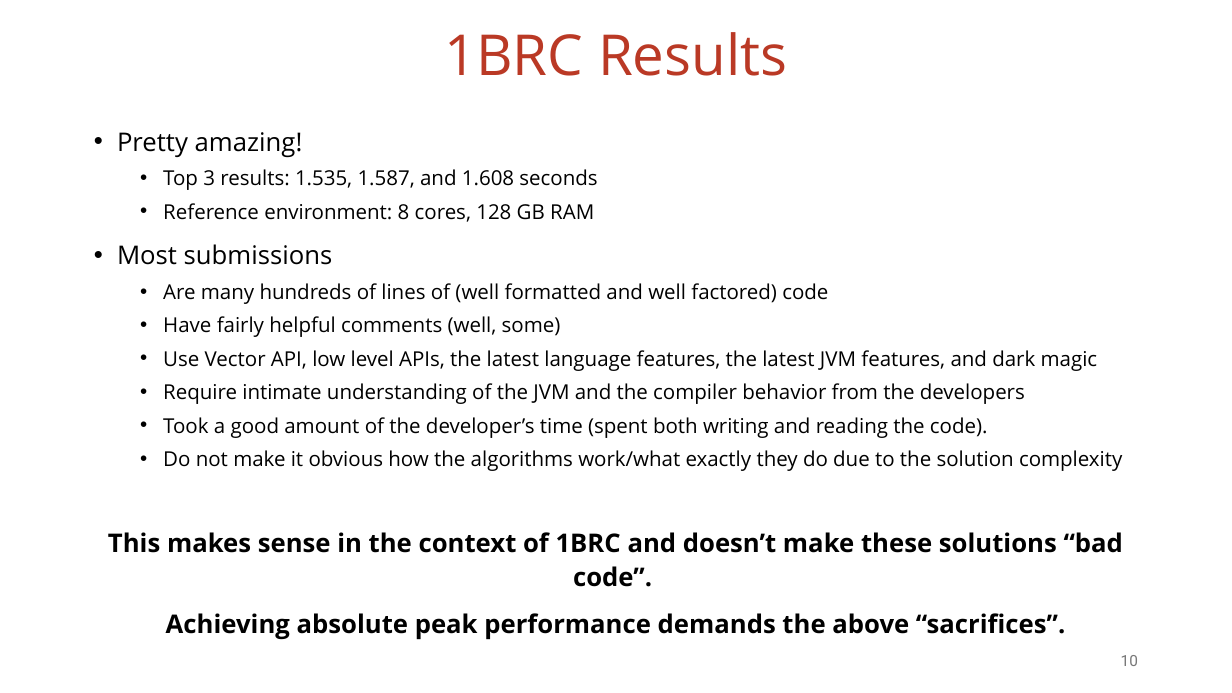
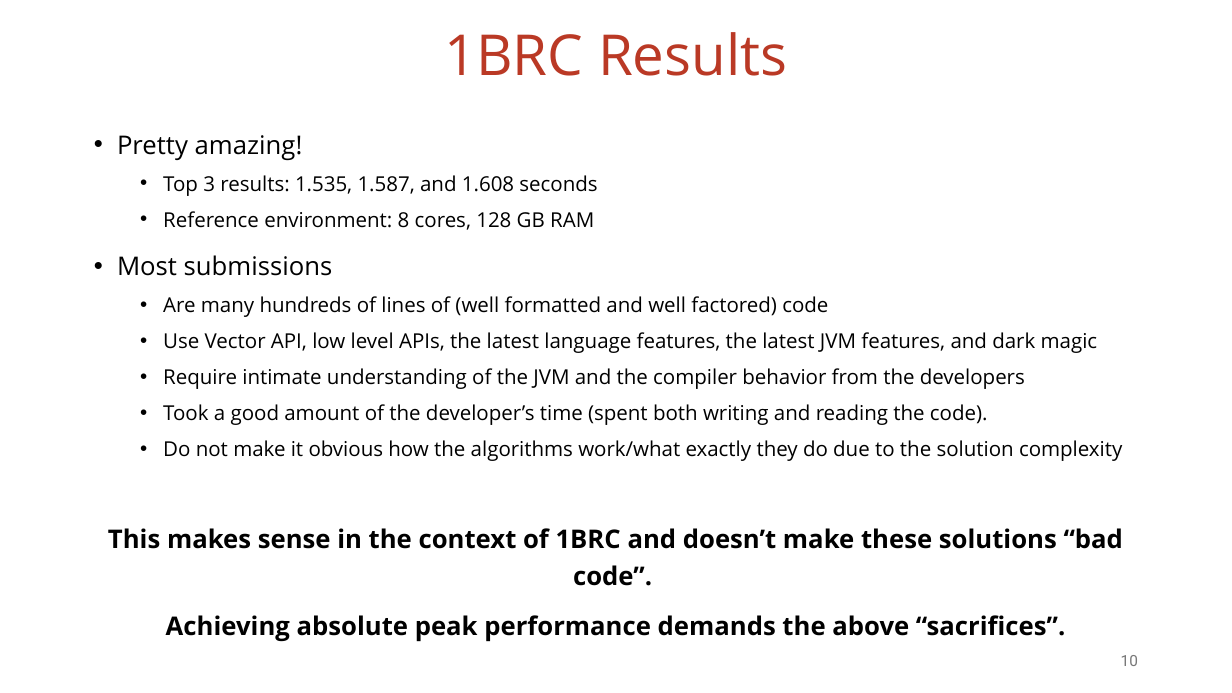
Before and after one commit to vmzakharov/missing-dataframe-talk, a slide deck: slide 10 of presentation/Missing_Dataframe_Short.pptx. Drawn at 1232x693 pixels with LibreOffice and Linux fonts; fonts in the diff are those of the drawing. Boxes give left, top, right and bottom in pixels: in the first picture for what was removed or moved away, otherwise in the second. Text is boxed around its words. In the diff, an @@ line names an element or a change of style, - is before the commit and + after.

```diff
--- a/presentation/Missing_Dataframe_Short.pptx
+++ b/presentation/Missing_Dataframe_Short.pptx
@@ text "Pretty amazing!" at (108, 135, 1123, 642): line spacing 1.1 to 1.2 @@
@@ text at (163, 316, 561, 337): paragraph removed @@
-  • Have fairly helpful comments (well, some)
```
Also in this commit, not shown: 12 other slides changed, 1 other file.
